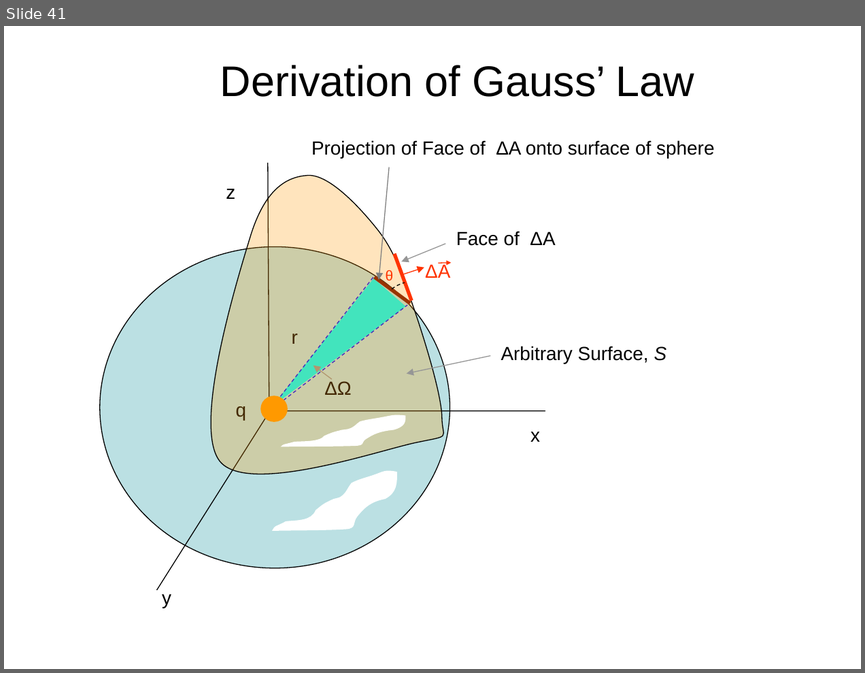
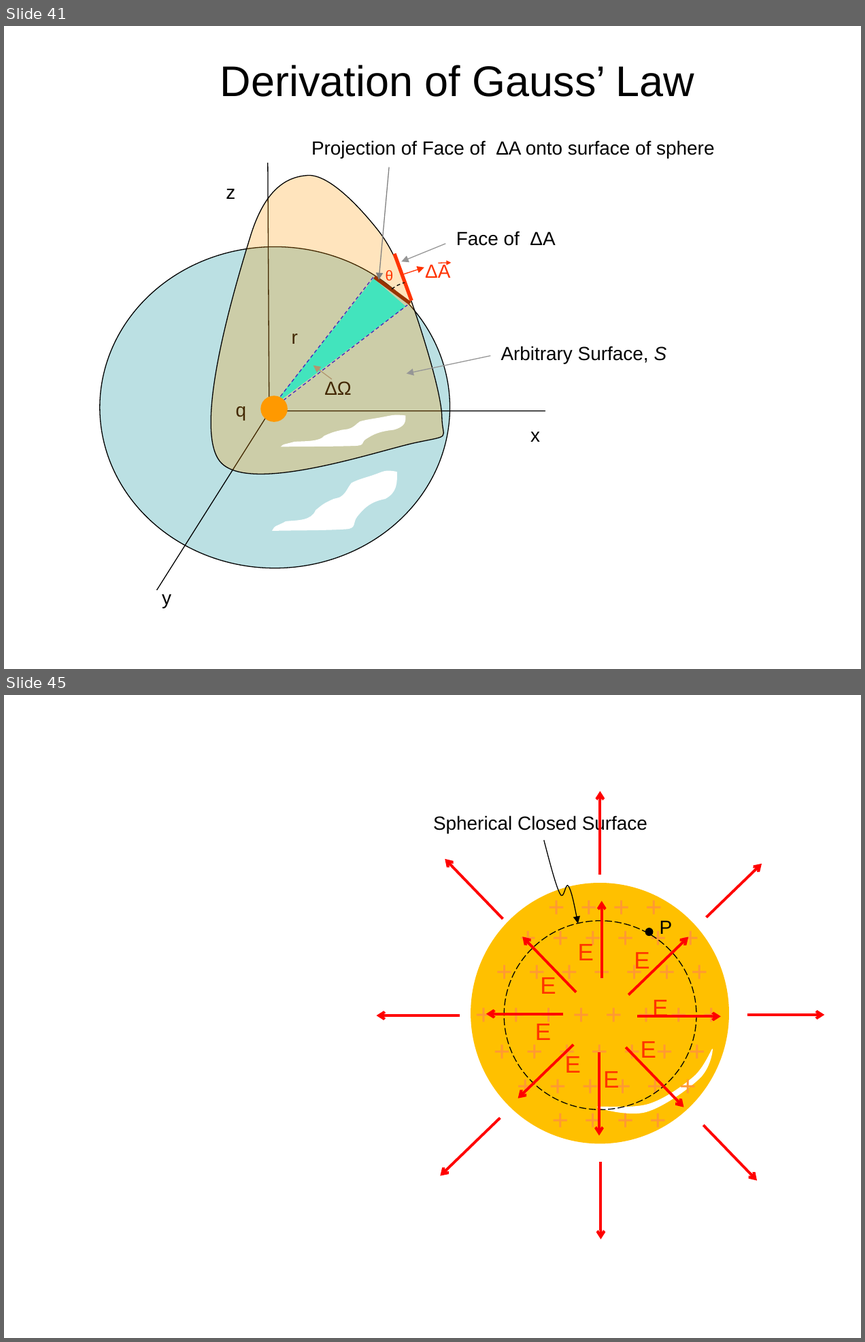
Before and after one commit to rtlines/PH223-Engineering-Physics, a slide deck: Slides/PH223_Lecture_08.pptx. Shown one above the other, each under a label of ours: slide 41 before the commit, slides 41 and 45 after it; the slides between them are not shown. The pictures are 865x673 and 865x1342 pixels, drawn with LibreOffice and Linux fonts; fonts in the diff are those of the drawing. Boxes give left, top, right and bottom in pixels: in the first picture for what was removed or moved away, otherwise in the second. Text is boxed around its words. In the diff, an @@ line names an element or a change of style, - is before the commit and + after.

```diff
--- a/Slides/PH223_Lecture_08.pptx
+++ b/Slides/PH223_Lecture_08.pptx
@@ slide 45 added at (x1=4, y1=695, x2=861, y2=1338), background #FFFFFF @@
@@ text added at (x1=433, y1=815, x2=647, y2=834), 16 pt, text #000000 @@
+Spherical Closed Surface
@@ freeform shape added at (x1=528, y1=840, x2=594, y2=923), outline #000000 0.75 pt @@
@@ ellipse added at (x1=504, y1=920, x2=696, y2=1109), outline #000000 0.75 pt dashed @@
@@ group added at (x1=440, y1=859, x2=762, y2=1180): 8 arrows @@
@@ ellipse added at (x1=645, y1=927, x2=653, y2=936), fill #000000 @@
@@ text added at (x1=660, y1=920, x2=672, y2=934), 16 pt, text #000000 @@
+P
@@ text added at (x1=578, y1=941, x2=594, y2=960), 20 pt, text #FF3300 @@
+E
@@ text added at (x1=634, y1=952, x2=649, y2=973), 20 pt, text #FF3300 @@
+E
@@ text added at (x1=540, y1=977, x2=555, y2=994), 20 pt, text #FF3300 @@
+E
@@ text added at (x1=652, y1=1000, x2=668, y2=1017), 20 pt, text #FF3300 @@
+E
@@ text added at (x1=535, y1=1021, x2=551, y2=1040), 20 pt, text #FF3300 @@
+E
@@ group added at (x1=377, y1=791, x2=824, y2=1239): 8 arrows @@
@@ text added at (x1=640, y1=1041, x2=656, y2=1062), 20 pt, text #FF3300 @@
+E
@@ text added at (x1=565, y1=1053, x2=581, y2=1072), 20 pt, text #FF3300 @@
+E
@@ text added at (x1=603, y1=1071, x2=619, y2=1087), 20 pt, text #FF3300 @@
+E
@@ group added at (x1=466, y1=883, x2=730, y2=1143): 7 texts, 1 ellipse, 1 freeform shape @@
++ + + + + + + +
++ + + + + + +
++ + + + + + +
++ + + + + +
++ + + + + +
++ + + +
++ + + +
```
Also in this commit, not shown: 4 other slides added, 30 other files.
